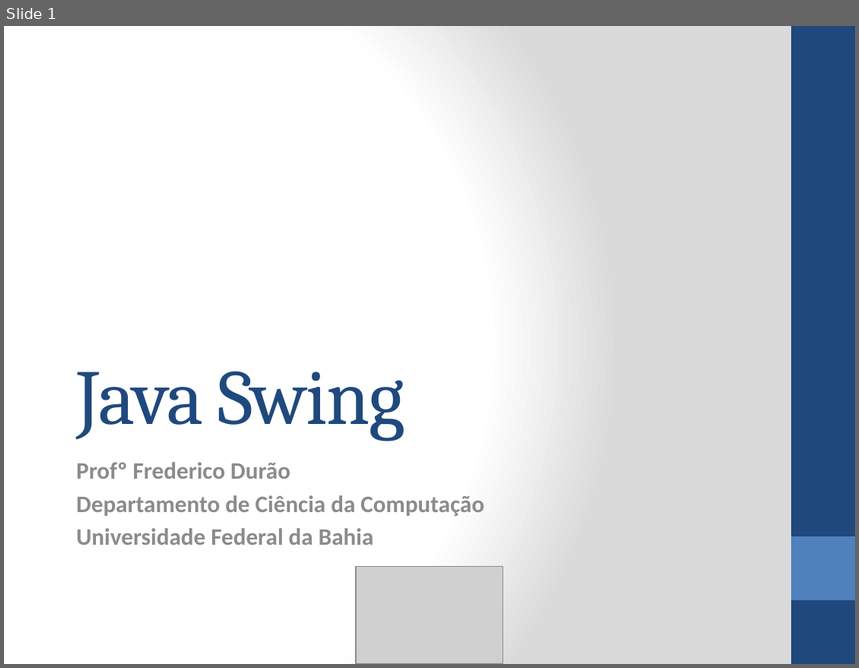
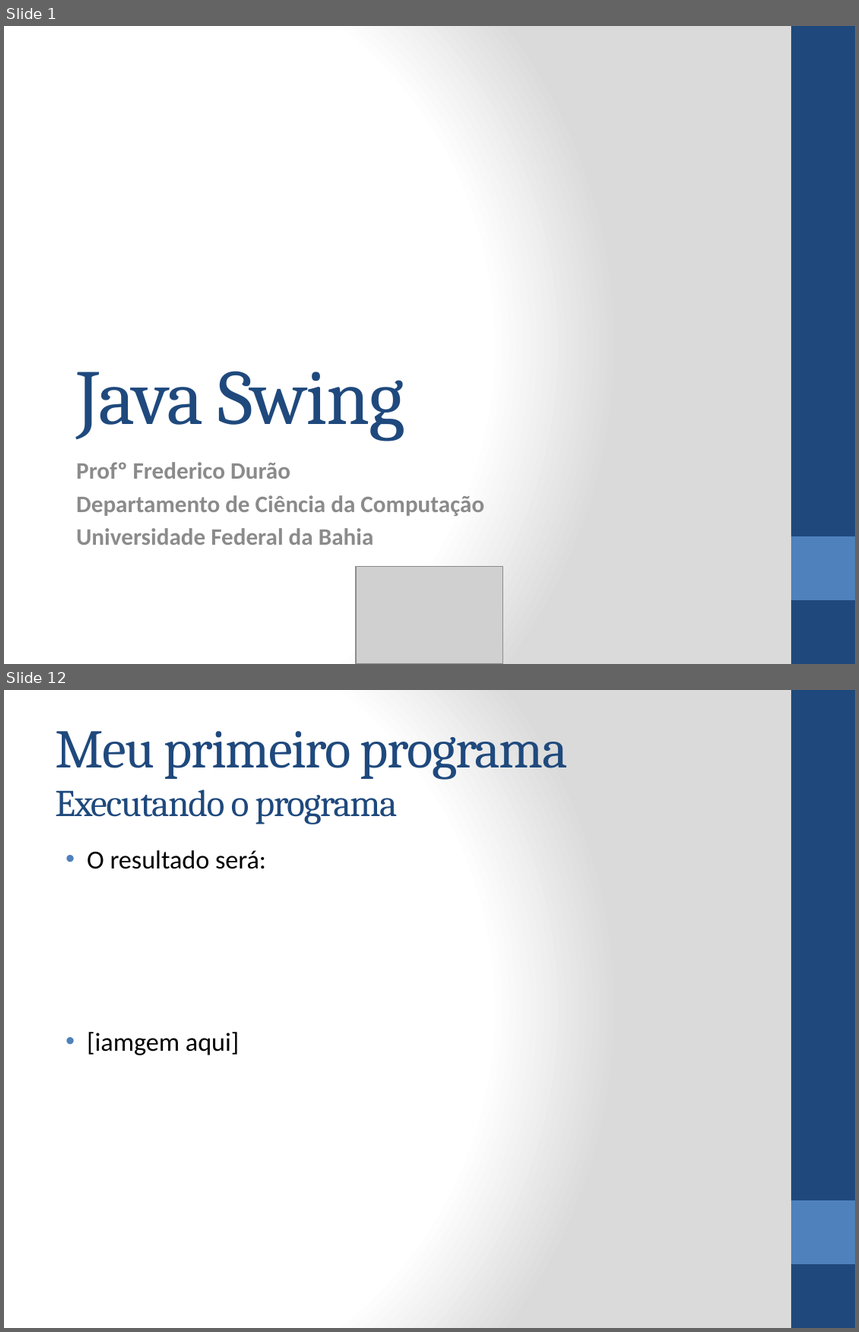
Before and after one commit to tiagogoncalves/dcc_ufba_mata55_monitoria_2014_1, a slide deck: slides/slide-swing/versão ppt/Java Swing.pptx. Shown one above the other, each under a label of ours: slide 1 before the commit, slides 1 and 12 after it; the slides between them are not shown. The pictures are 859x668 and 859x1332 pixels, drawn with LibreOffice and Linux fonts; fonts in the diff are those of the drawing; grey boxes stand for pictures. Boxes give left, top, right and bottom in pixels: in the first picture for what was removed or moved away, otherwise in the second. Text is boxed around its words. In the diff, an @@ line names an element or a change of style, - is before the commit and + after.

```diff
--- a/slides/slide-swing/versão ppt/Java Swing.pptx
+++ b/slides/slide-swing/versão ppt/Java Swing.pptx
@@ slide 12 added at (x1=4, y1=690, x2=855, y2=1328), background gradient #FFFFFF to #DADADA; not listed: 2 template elements that a slide beside it also shows @@
@@ title added at (x1=55, y1=731, x2=568, y2=825), 46 pt, text #1F497D @@
+Meu primeiro programa
+Executando o programa
@@ text added at (x1=87, y1=850, x2=266, y2=1056), 22 pt, text #000000 @@
+• O resultado será:
+• [iamgem aqui]
```
Also in this commit, not shown: 52 other slides added, 2 slides removed, 3 other files.
